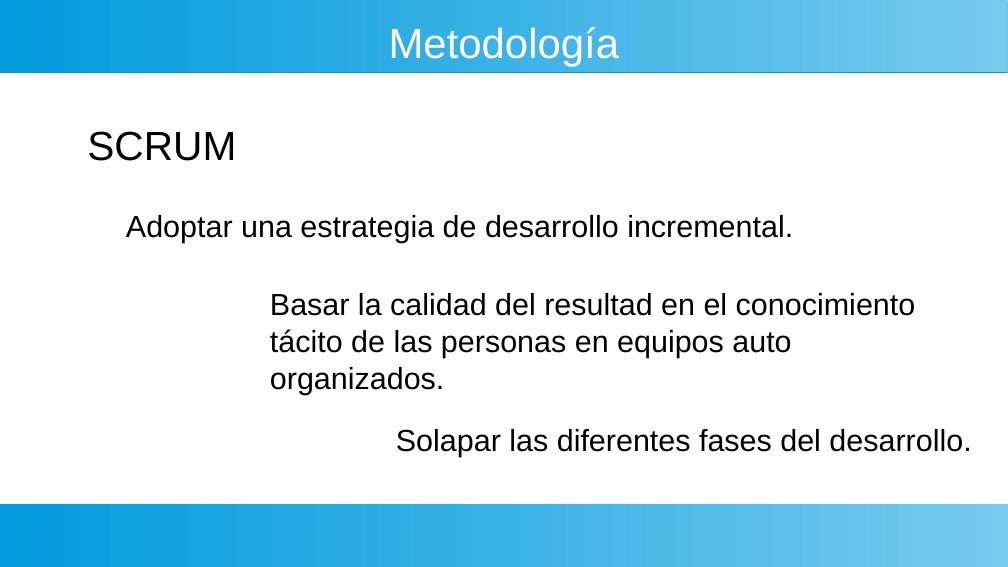
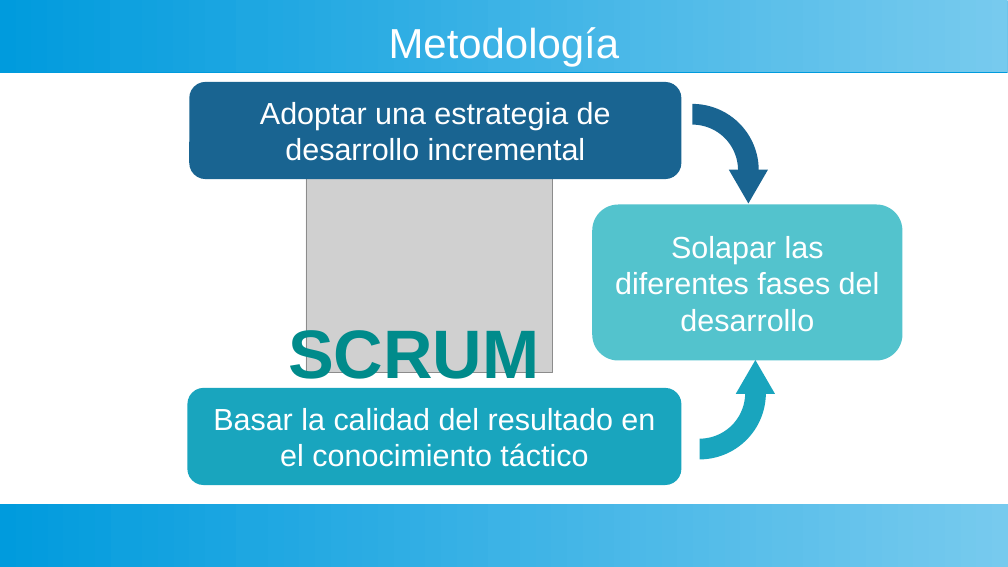
Before and after one commit to gaspect/brainsys, a slide deck: slide 13 of Presentación.odp. Drawn at 1008x567 pixels with LibreOffice and Linux fonts; fonts in the diff are those of the drawing; grey boxes stand for pictures. Boxes give left, top, right and bottom in pixels: in the first picture for what was removed or moved away, otherwise in the second. Text is boxed around its words. In the diff, an @@ line names an element or a change of style, - is before the commit and + after.

```diff
--- a/Presentación.odp
+++ b/Presentación.odp
@@ rounded rectangle "Adoptar una estrategia de desarrollo ...": place and size @@
-rounded rectangle "Adoptar una estrategia de desarrollo ..." at [126, 215, 793, 243]
+rounded rectangle "Adoptar una estrategia de desarrollo ..." at [189, 82, 681, 179]
@@ rounded rectangle "Adoptar una estrategia de desarrollo ..." at [189, 82, 681, 179]: fill none to #196491 @@
@@ text in rounded rectangle at [260, 102, 611, 161]: text changed; text colour #000000 to #FFFFFF @@
-Adoptar una estrategia de desarrollo incremental.
+Adoptar una estrategia de desarrollo incremental
@@ group added at [188, 104, 776, 485]: 2 arch (boxed as its full ring)s, 2 triangles, 1 picture, 1 rounded rectangle @@
+Basar la calidad del resultado en el conocimiento táctico
@@ rounded rectangle "Solapar las diferentes fases del ...": place and size @@
-rounded rectangle "Solapar las diferentes fases del ..." at [396, 429, 971, 457]
+rounded rectangle "Solapar las diferentes fases del ..." at [593, 205, 903, 361]
@@ rounded rectangle "Solapar las diferentes fases del ..." at [593, 205, 903, 361]: fill none to #53C3CD @@
@@ text in rounded rectangle at [615, 236, 880, 332]: text changed; text colour #000000 to #FFFFFF @@
-Solapar las diferentes fases del desarrollo.
+Solapar las diferentes fases del desarrollo
@@ text removed at [270, 293, 916, 394] @@
-Basar la calidad del resultad en el conocimiento tácito de las personas en equipos auto organizados.
@@ text "SCRUM": place and size @@
-text "SCRUM" at [87, 131, 236, 161]
+text "SCRUM" at [288, 324, 539, 392]
@@ text "SCRUM" at [288, 324, 539, 392]: size 32 to 54 pt, text colour #000000 to #008B8B, highlight #FFFFFF to none, bold on; vertical alignment middle to top @@
```
Also in this commit, not shown: 17 other slides changed, 1 slide added, 2 slides removed.
